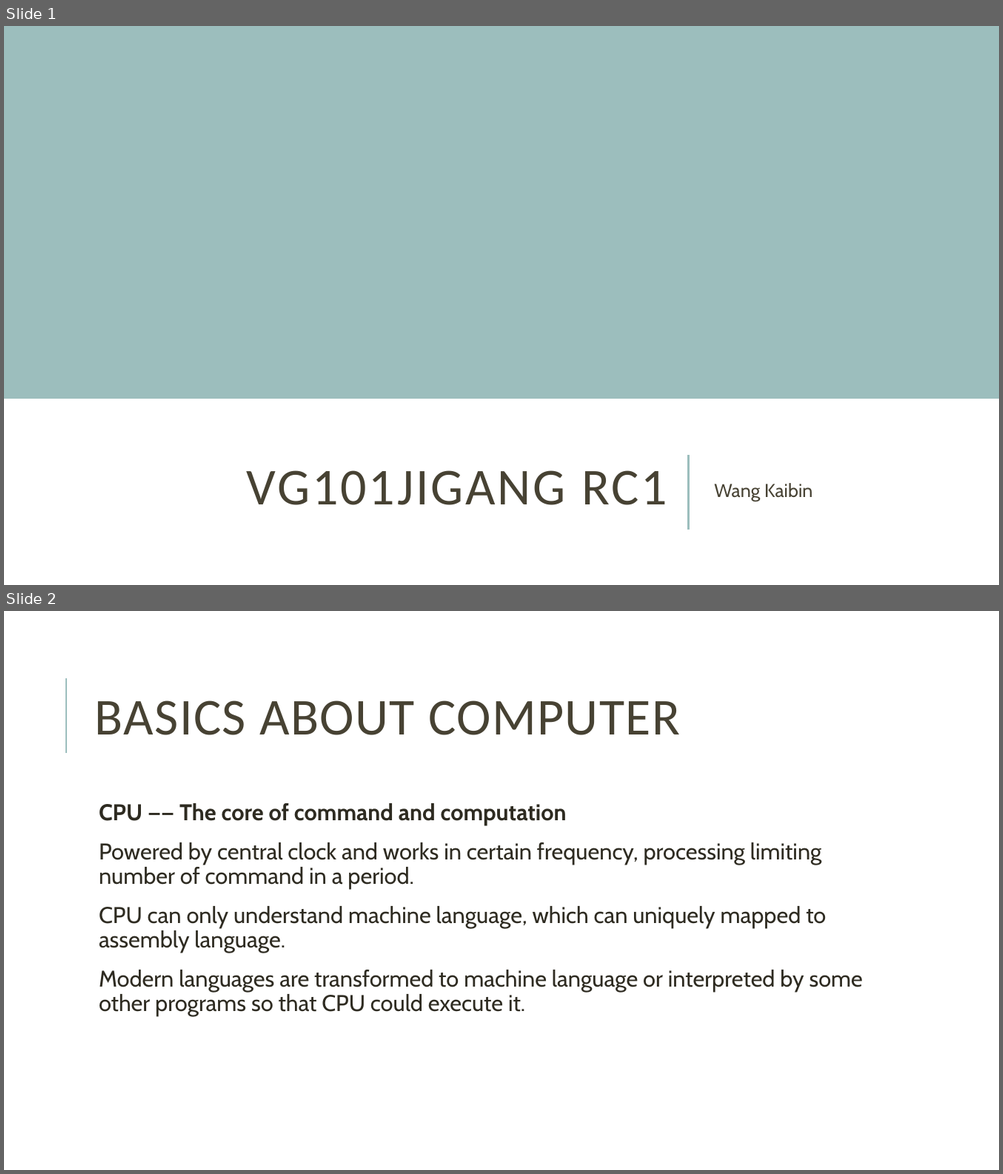
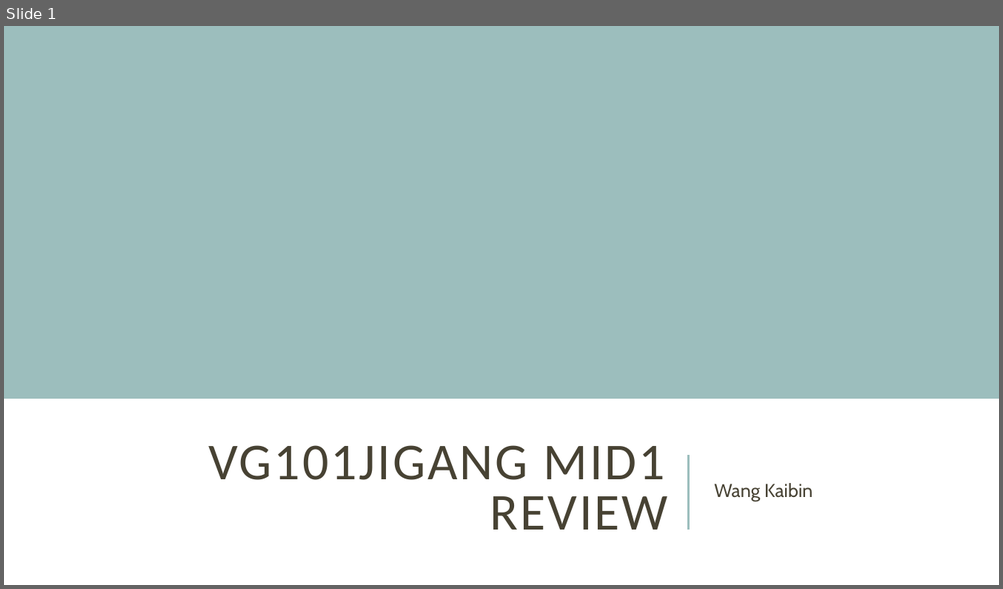
Before and after one commit to kevin-wang-2/Jigang-VG101-RC-for-Matlab, a slide deck: Big RC/VG101Jigang Mid1 WKB.pptx. Shown one above the other, each under a label of ours: slides 1 and 2 before the commit, slide 1 after it. The pictures are 1003x1174 and 1003x589 pixels, drawn with LibreOffice and Linux fonts; fonts in the diff are those of the drawing. Boxes give left, top, right and bottom in pixels: in the first picture for what was removed or moved away, otherwise in the second. Text is boxed around its words. In the diff, an @@ line names an element or a change of style, - is before the commit and + after.

```diff
--- a/Big RC/VG101Jigang Mid1 WKB.pptx
+++ b/Big RC/VG101Jigang Mid1 WKB.pptx
@@ slide 2 removed at (x1=4, y1=611, x2=999, y2=1170), background #FFFFFF @@
@@ line removed from (66, 753) to (66, 678) @@
@@ title removed at (x1=95, y1=701, x2=680, y2=735) @@
-BASICS ABOUT COMPUTER
@@ text removed at (x1=99, y1=803, x2=862, y2=1017) @@
-  CPU —— The core of command and computation
-  Powered by central clock and works in certain frequency, processing limiting number of command in a period.
-  CPU can only understand machine language, which can uniquely mapped to assembly language.
-  Modern languages are transformed to machine language or interpreted by some other programs so that CPU could execute it.
@@ slide 1 changed as well @@
@@ title at (x1=208, y1=446, x2=668, y2=530): text changed @@
-VG101JIGANG RC1
+VG101JIGANG MID1 REVIEW
```
Also in this commit, not shown: 3 other slides changed, 12 slides added, 17 other slides removed.
